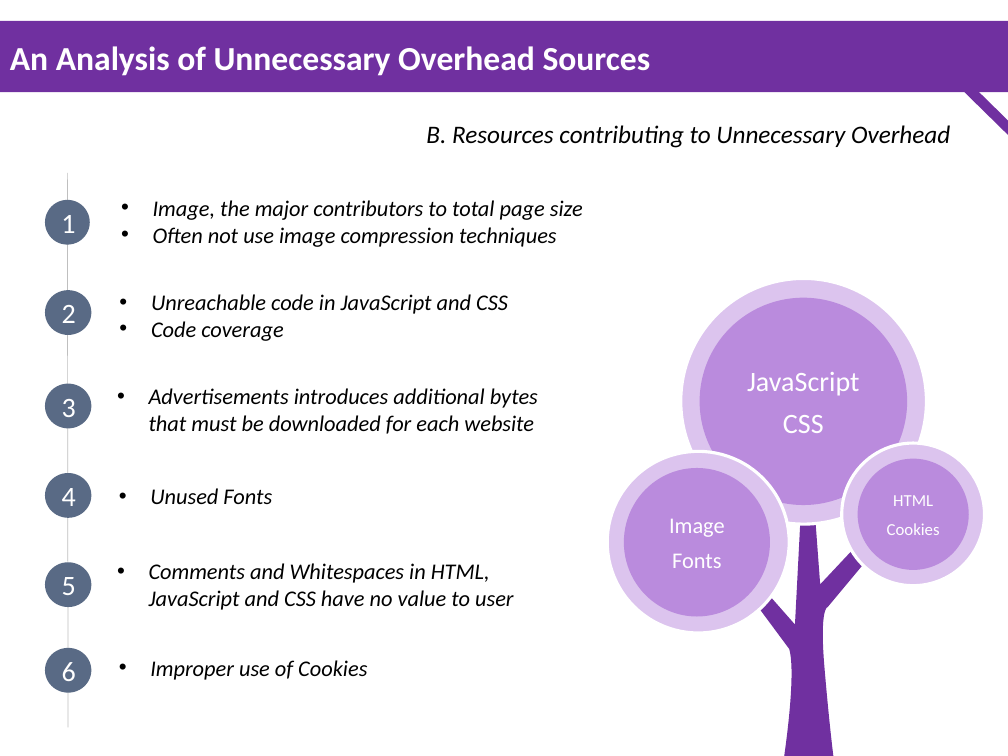
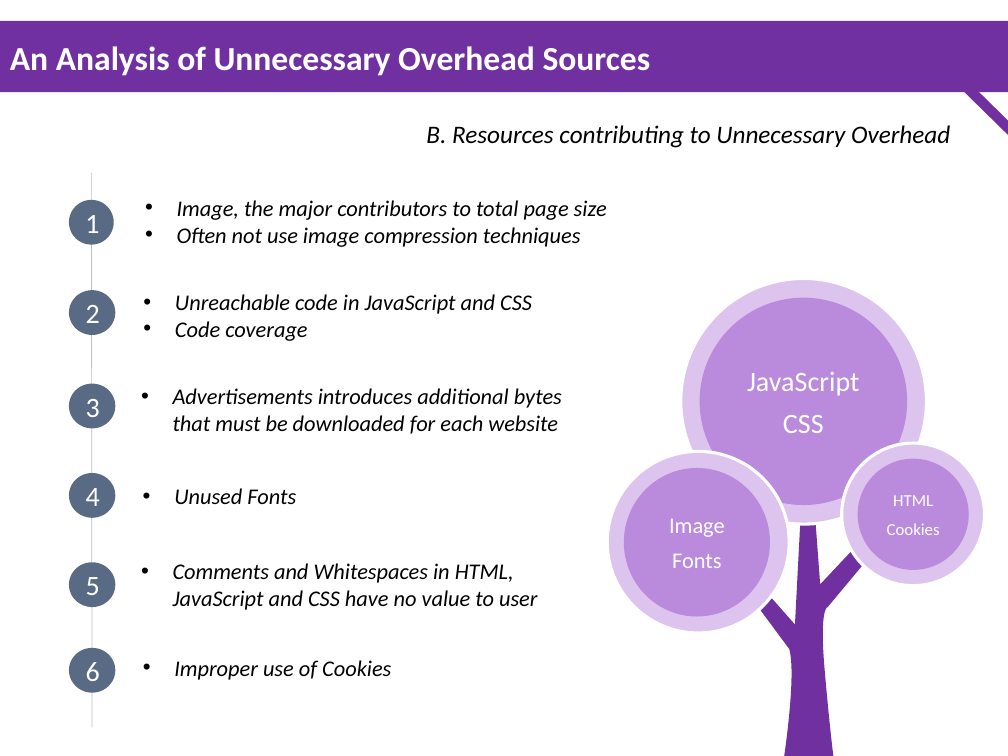
Before and after one commit to saxon17/Presentation, a slide deck: slide 5 of Mingwei_Wireless Network.ppt. Drawn at 1008x756 pixels with LibreOffice and Linux fonts; fonts in the diff are those of the drawing. Boxes give left, top, right and bottom in pixels: in the first picture for what was removed or moved away, otherwise in the second. Text is boxed around its words. In the diff, an @@ line names an element or a change of style, - is before the commit and + after.

Commit message:
Update

```diff
--- a/Mingwei_Wireless Network.ppt
+++ b/Mingwei_Wireless Network.ppt
@@ 6 ellipses, 6 texts, 1 line: place and size @@
-6 ellipses, 6 texts, 1 line at [45, 173, 583, 728]
+6 ellipses, 6 texts, 1 line at [69, 173, 607, 728]
```
